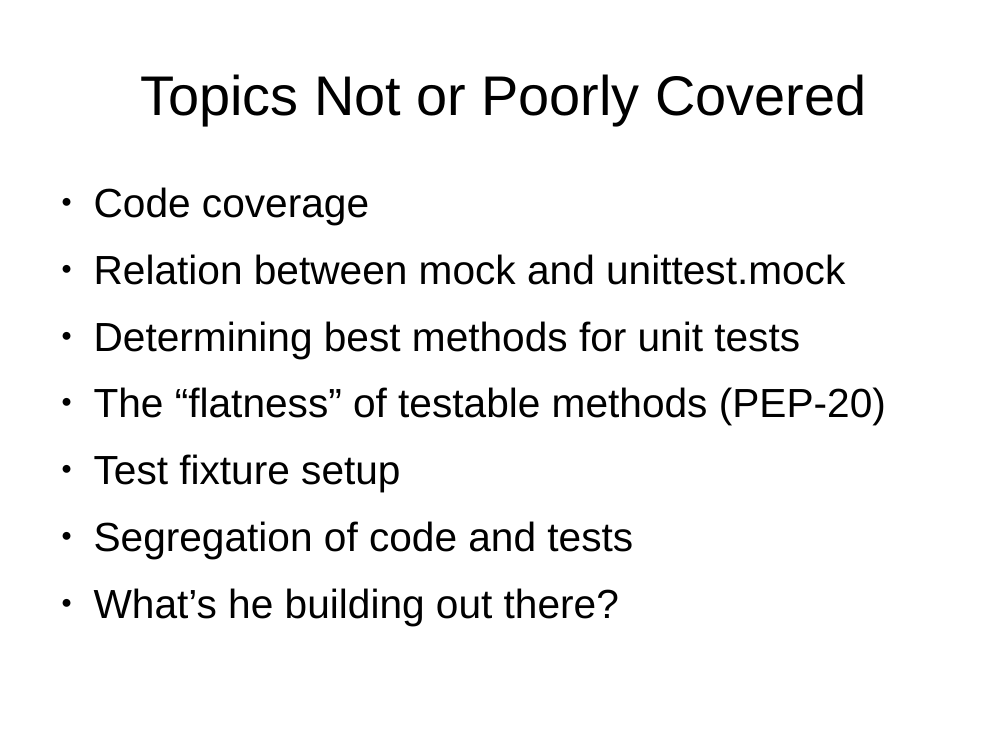
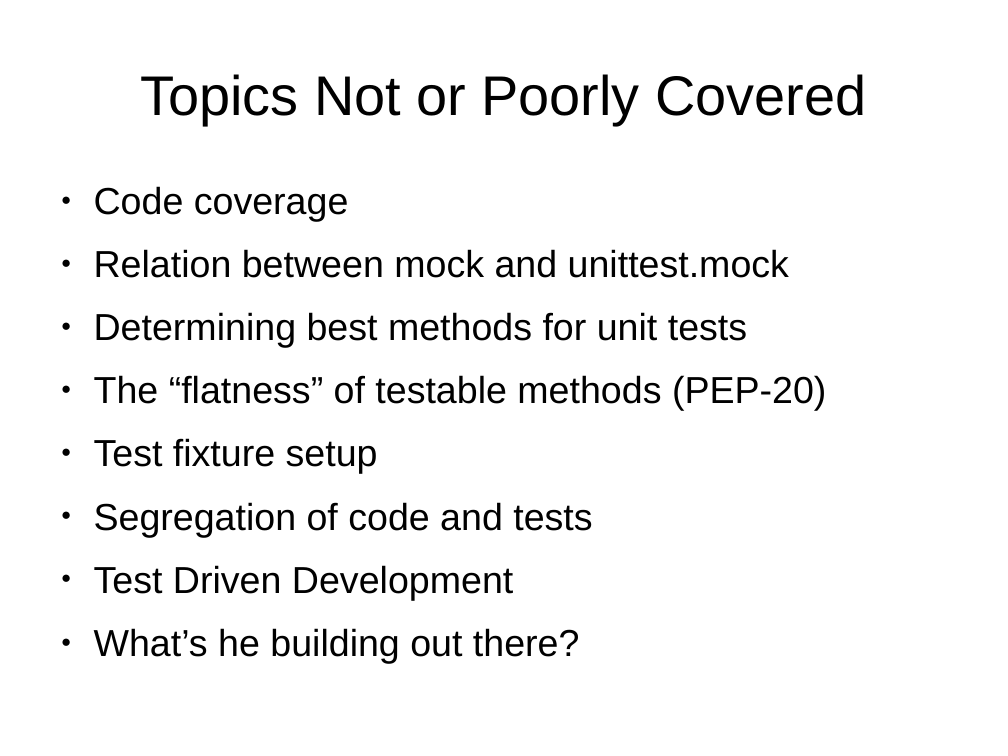
Before and after one commit to mwartell/unittest, a slide deck: slide 14 of unit-testing.odp. Drawn at 1008x756 pixels with LibreOffice and Linux fonts; fonts in the diff are those of the drawing. Boxes give left, top, right and bottom in pixels: in the first picture for what was removed or moved away, otherwise in the second. Text is boxed around its words. In the diff, an @@ line names an element or a change of style, - is before the commit and + after.

Commit message:
added test driven development

```diff
--- a/unit-testing.odp
+++ b/unit-testing.odp
@@ text at box(94, 186, 826, 663): size 32 to 29.6 pt in "Code coverage", "Relation between mock and unittest.mock", "Determining best methods for unit tests", "The “flatness” of testable methods (PEP-20)" and 3 more places @@
@@ text at box(94, 565, 513, 600): paragraph added @@
+● Test Driven Development
```
